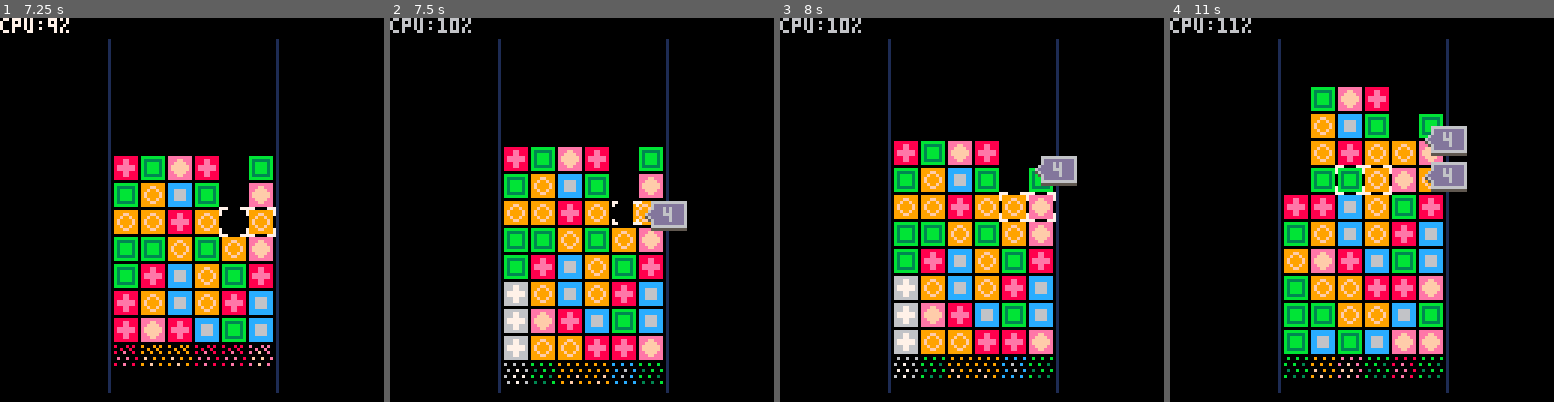
Above: before the commit, frames 1-4 (left to right).
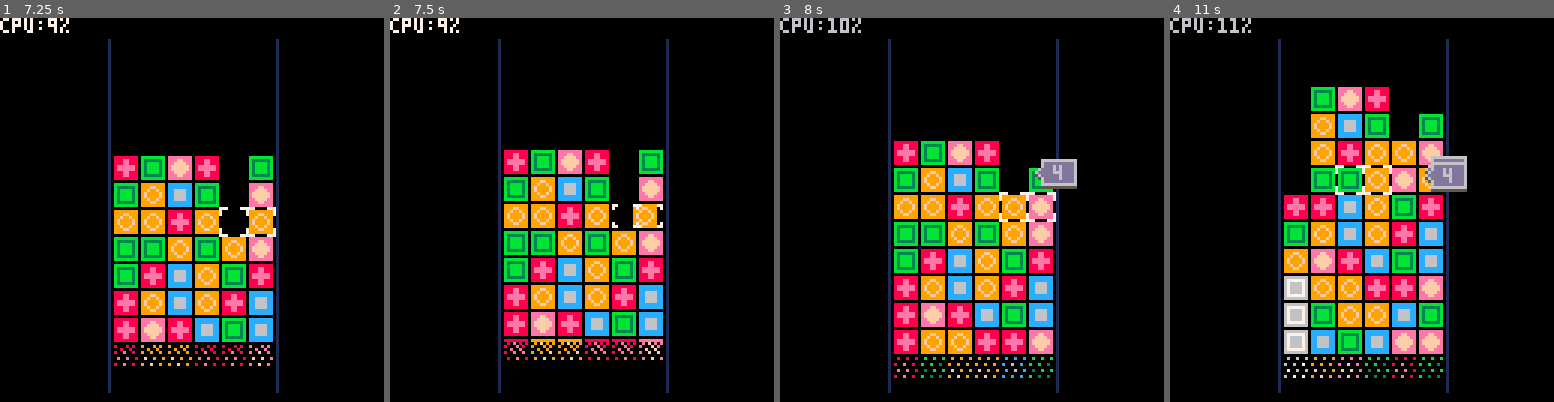
Above: after the commit, the same moments.

Repository: stevelavietes/pico8carts
Game: PICO-8 cartridge pa.p8
Two runs of this game, one before a commit and one after it. Both use one fixed random seed, a clock stepped at 60 frames per second and the inputs below.
Inputs:
- Up to frame 1 (7.25 s): tap X (X key) at 0.33, 1.07, 1.85, 2.97, 4.08, 5.2, 6.32 s; tap O (Z key) at 0.7, 1.7, 2.1, 2.5, 2.9, 3.3, 3.7, 4.1, 4.5, 4.9, 5.3, 5.7, 6.1, 6.5, 6.9 s; hold Right 1.6-2.1 s; hold Up 2.15-2.42 s; hold Right 2.47-3.03 s; hold Left 3.08-3.58 s; hold Down 3.63-3.97 s; hold Right 4.02-4.68 s; hold Up 4.73-5.03 s; hold Left 5.08-5.68 s; hold Down 5.73-6.03 s; hold Right 6.08-6.58 s; hold Right 6.63-7.13 s; hold Up from 7.18 s (still down)
- Up to frame 2 (7.5 s): tap O (Z key) at 7.3 s; tap X (X key) at 7.43 s; release Up at 7.45 s
- Up to frame 3 (8 s): hold Right from 7.5 s (still down); tap O (Z key) at 7.7 s
- Up to frame 4 (11 s): release Right at 8.07 s; tap O (Z key) every 0.4 s from 8.1 to 10.9 s; hold Left 8.12-8.62 s; tap X (X key) at 8.55, 9.67, 10.78 s; hold Down 8.67-9 s; hold Right 9.05-9.72 s; hold Up 9.77-10.07 s; hold Left 10.12-10.72 s; hold Down from 10.77 s (still down)

Frame 1 is identical in both runs. In frame 2, 11% of the frame differs, in the area x 0-78%, y 0-96%; in frame 3, 1.7%; in frame 4, 2.2%.

Commit message:
makes count and win/lose into general objects

Diff:
--- a/pa.p8
+++ b/pa.p8
@@ -68,19 +68,15 @@
  --     2 -- win
  --     3 -- countdown to start
 
- -- countdown struct
- b.cnt = nil
- -- {current countdown value,
- --  time countdown started}
-
  b.s = nil -- tiles to swap
  b.f = {}  -- tiles to fall
+ b.go = {} -- general objects
  return b
 end
 
 function start_board(b)
  b.st = 3 -- countdown to start
- b.cnt = {3,g.tick}
+ add(b.go,make_cnt(b))
  b.ri = nil
 end
 
@@ -150,6 +146,8 @@
   np=2
  end
  add(g.go,make_retry(np))
+ add(b.go,make_winlose(b.st==2,
+   (b.w*9)/2-16,(b.h*9)/2-16))
 end
 
 function offset_board(b)
@@ -205,28 +203,16 @@
 end
 
 function update_board(b)
- if b.st==1 then
-  return
- elseif b.st==2 then
-  return
- elseif b.st==3 then
-  if elapsed(b.cnt[2])>30 then
-   b.cnt[1]-=1
-   if b.cnt[1]==0 then
-    b.st=0
-    b.cnt=nil
-    sfx(5)
-   else
-    sfx(4)
-    b.cnt[2]=g.tick
-   end
-  end
- end
- offset_board(b)
- input_board(b)
- if b.st == 0 then
+ if b.st==0 then
+  offset_board(b)
+ end
+ if b.st==0 or b.st==3 then
+  input_board(b)
+ end
+ if b.st==0 then
   scan_board(b)
  end
+ update_gobjs(b.go)
 end
 
 function busy(...)
@@ -494,24 +480,9 @@
  if b.st<1 or b.st>2 then
   draw_curs(x, y, b.s==nil and
     g.tick%30 < 15)
- elseif b.st==1 then
-  local x=(b.w*9)/2-16
-  local y=(b.h*9)/2-8
-   +sin(g.tick/35)*3
-  spr(68,x,y,4,2)
- elseif b.st==2 then
-  local x=(b.w*9)/2-16
-  local y=(b.h*9)/2-8
-   +sin(g.tick/35)*3
-  spr(64,x,y,4,2)
- end
- if b.st==3 then
-  pal(6,0)
-  spr(96+(3-b.cnt[1])*2,
-   b.w*9/2-8,b.h*9/2-8,2,2)
-  pal()
- end
-
+ end
+
+ draw_gobjs(b.go)
  popc()
 end
 
@@ -544,6 +515,58 @@
  line(-(1+p),0,1+p,0,c)
  line(0,0,0,-l,c)
  popc()
+end
+
+function make_winlose(
+  wl, --true win
+  x,y
+ )
+ local r={
+  x=x,y=y,
+  e=g.tick,
+  draw=function(t)
+   local y=sin(g.tick/35)*3
+   local e=elapsed(t.e)
+   if e<10 then
+    y=(10-e)*-4
+   end
+   spr(t.s,0,y,4,2)
+  end
+ }
+ if wl then
+  r.s=64
+ else
+  r.s=68
+ end
+ return r
+end
+
+function make_cnt(b)
+ return {
+  x=b.w*9/2-8,
+  y=b.h*9/2-8,2,
+  c=3,
+  e=g.tick,
+  b=b, --potential cycle
+  draw=function(t)
+   pal(6,0)
+   spr(96+(3-t.c)*2,0,0,2,2)
+   pal()
+  end,
+  update=function(t,s)
+   if elapsed(t.e)>30 then
+    t.c-=1
+    if t.c==0 then
+     t.b.st=0
+     del(s,t)
+     sfx(5)
+    else
+     sfx(4)
+     t.e=g.tick
+    end
+   end
+  end
+ }
 end
 
 function make_bubble(x,y,n,f)
